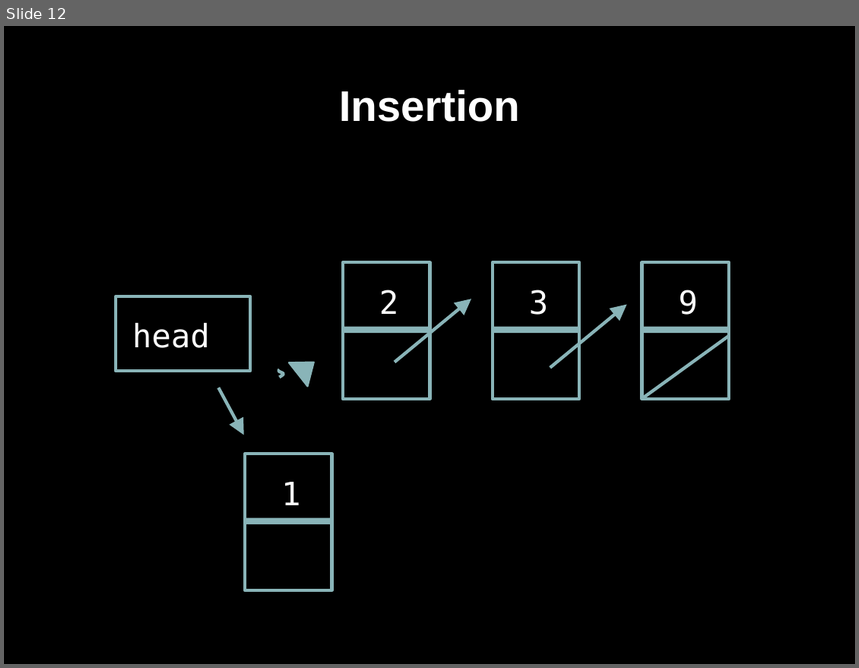
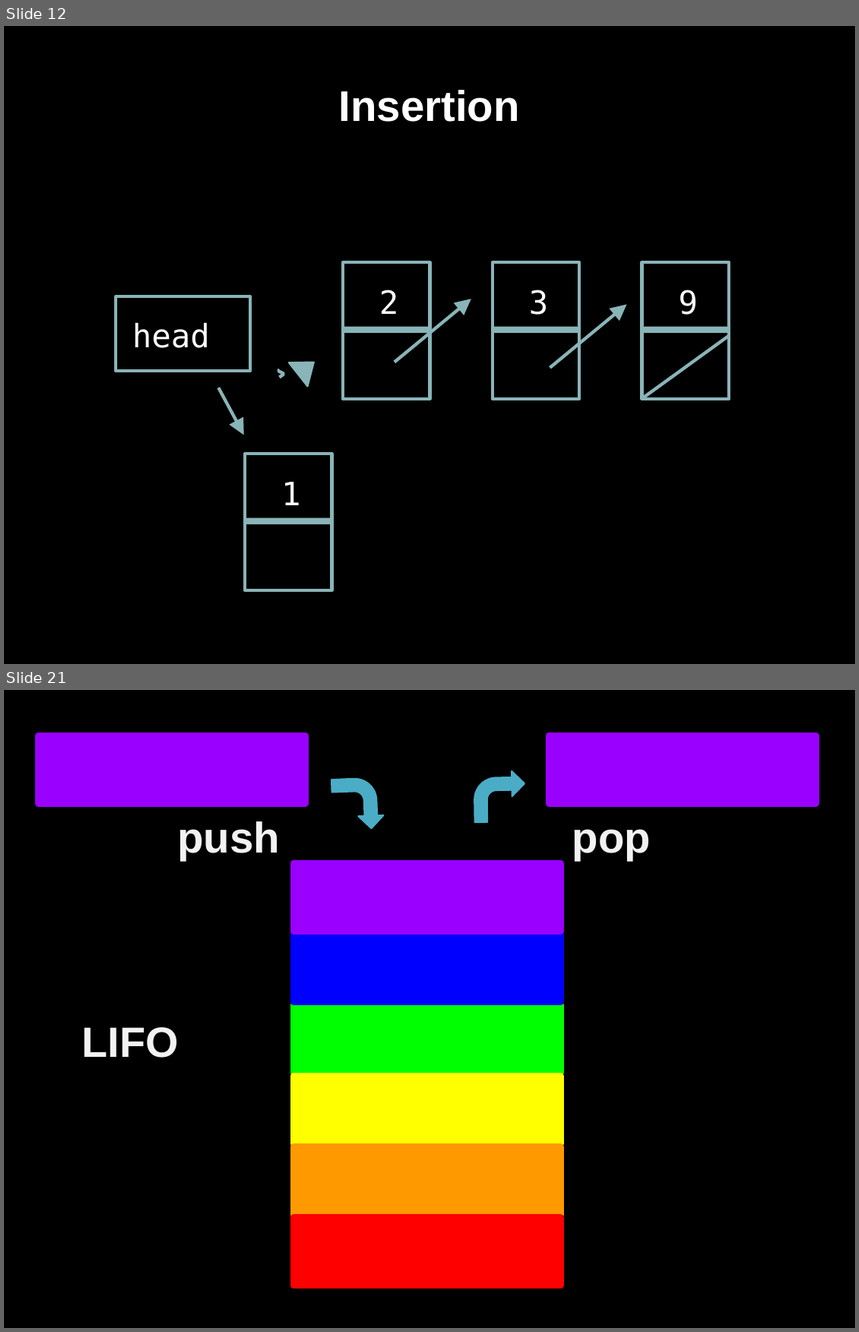
Before and after one commit to bagustris/prokom-tf, a slide deck: prokom6.odp. Shown one above the other, each under a label of ours: slide 12 before the commit, slides 12 and 21 after it; the slides between them are not shown. The pictures are 859x668 and 859x1332 pixels, drawn with LibreOffice and Linux fonts; fonts in the diff are those of the drawing. Boxes give left, top, right and bottom in pixels: in the first picture for what was removed or moved away, otherwise in the second. Text is boxed around its words. In the diff, an @@ line names an element or a change of style, - is before the commit and + after.

```diff
--- a/prokom6.odp
+++ b/prokom6.odp
@@ slide 21 added at (x1=4, y1=690, x2=855, y2=1328), background #000000 @@
@@ rectangle added at (x1=38, y1=736, x2=305, y2=803), fill #9900FF, outline #9900FF 6.01 pt @@
@@ rectangle added at (x1=550, y1=736, x2=816, y2=803), fill #9900FF, outline #9900FF 6.01 pt @@
@@ bent arrow added at (x1=332, y1=778, x2=384, y2=830), fill #4BACC6, outline #4BACC6 1.5 pt @@
@@ bent arrow added at (x1=474, y1=771, x2=525, y2=821), fill #4BACC6, outline #4BACC6 1.5 pt @@
@@ text added at (x1=177, y1=821, x2=280, y2=860), 40 pt, text #F2F2F2, bold @@
+push
@@ text added at (x1=572, y1=829, x2=651, y2=860), 40 pt, text #F2F2F2, bold @@
+pop
@@ rectangle added at (x1=294, y1=863, x2=561, y2=931), fill #9900FF, outline #9900FF 6.01 pt @@
@@ rectangle added at (x1=294, y1=934, x2=561, y2=1002), fill #0000FF, outline #0000FF 6.01 pt @@
@@ rectangle added at (x1=294, y1=1005, x2=561, y2=1073), fill #00FF00, outline #00FF00 6.01 pt @@
@@ text added at (x1=82, y1=1027, x2=179, y2=1058), 39.5 pt, text #F2F2F2, bold @@
+LIFO
@@ rectangle added at (x1=294, y1=1076, x2=561, y2=1144), fill #FFFF00, outline #FFFF00 6.01 pt @@
@@ rectangle added at (x1=294, y1=1148, x2=561, y2=1215), fill #FF9900, outline #FF9900 6.01 pt @@
@@ rectangle added at (x1=294, y1=1218, x2=561, y2=1287), fill #FF0000, outline #FF0000 6.01 pt @@
```
Also in this commit, not shown: 7 slides changed, 31 other slides added, 1 slide removed, 8 other files.
